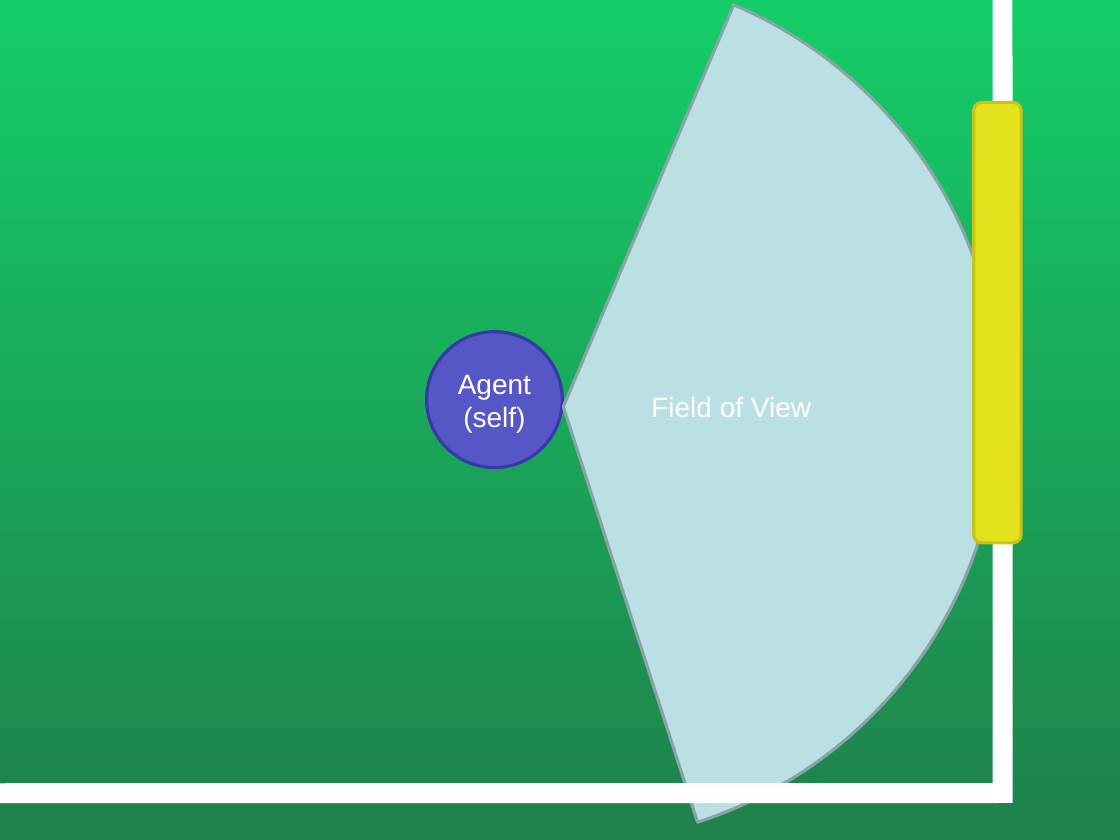
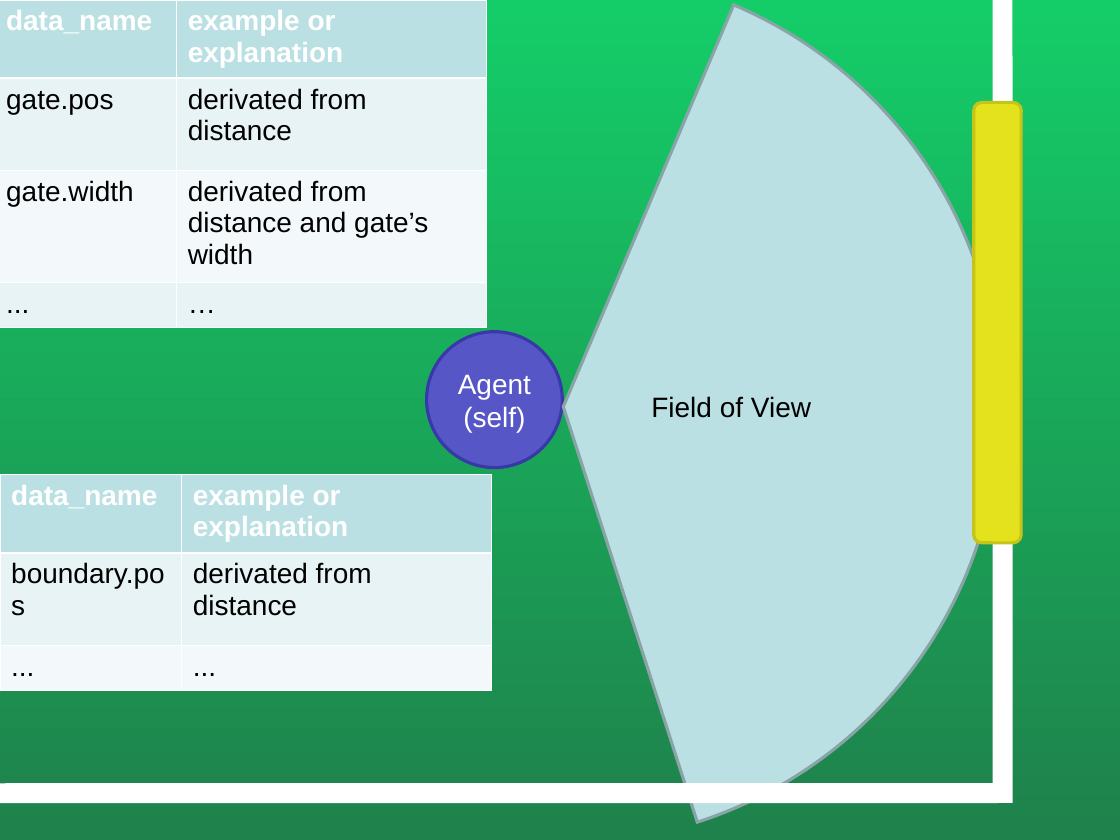
Before and after one commit to laeufertt/OC-MAS, a slide deck: slide 1 of Modellierung der Umgebung.ppt. Drawn at 1120x840 pixels with LibreOffice and Linux fonts; fonts in the diff are those of the drawing. Boxes give left, top, right and bottom in pixels: in the first picture for what was removed or moved away, otherwise in the second. Text is boxed around its words. In the diff, an @@ line names an element or a change of style, - is before the commit and + after.

```diff
--- a/Modellierung der Umgebung.ppt
+++ b/Modellierung der Umgebung.ppt
@@ table added at (x1=0, y1=0, x2=486, y2=327), 4 rows, 2 columns @@
+data_name | example or explanation
+gate.pos | derivated from distance
+gate.width | derivated from distance and gate’s width
+... | …
@@ freeform shape "Field of View" at (x1=127, y1=0, x2=1000, y2=840): text colour #FFFFFF to #000000; outline redrawn @@
@@ table added at (x1=0, y1=475, x2=492, y2=690), 3 rows, 2 columns @@
+data_name | example or explanation
+boundary.pos | derivated from distance
+... | ...
```
Also in this commit, not shown: 1 other slide changed, 1 slide added, 1 slide removed.
